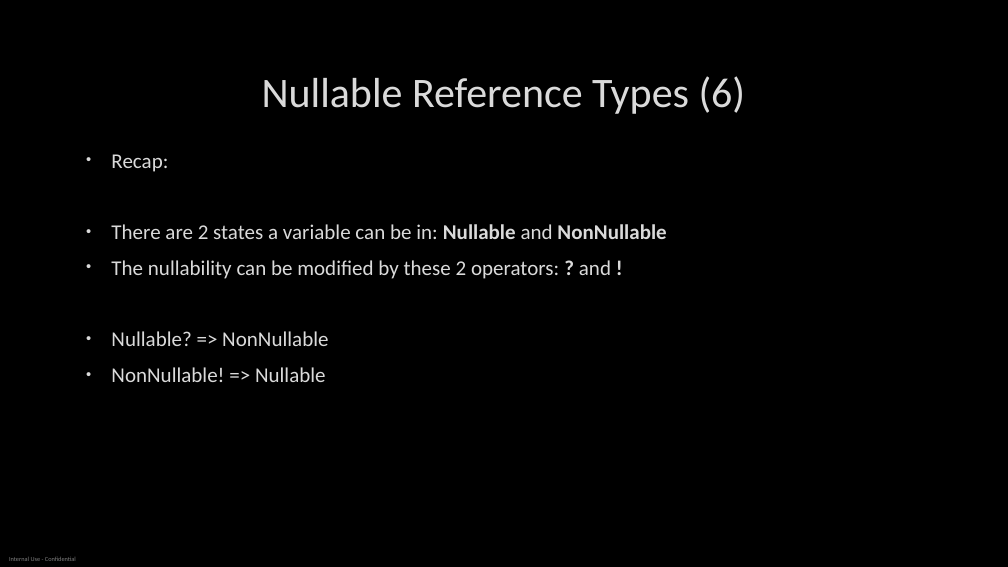
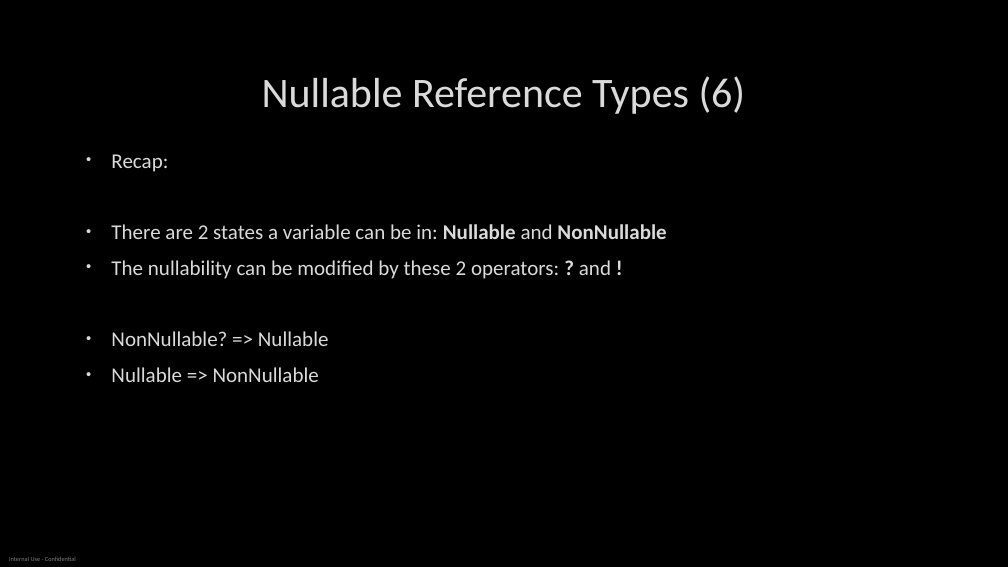
Before and after one commit to PetruRitivoiu/csharp8, a slide deck: slide 23 of C# 8.0.pptx. Drawn at 1008x567 pixels with LibreOffice and Linux fonts; fonts in the diff are those of the drawing; background and template pictures are left out. Boxes give left, top, right and bottom in pixels: in the first picture for what was removed or moved away, otherwise in the second. Text is boxed around its words. In the diff, an @@ line names an element or a change of style, - is before the commit and + after.

```diff
--- a/C# 8.0.pptx
+++ b/C# 8.0.pptx
@@ text at bbox=[111, 331, 329, 382]: text changed @@
-• Nullable? => NonNullable
-• NonNullable! => Nullable
+• NonNullable? => Nullable
+• Nullable => NonNullable
```
Also in this commit, not shown: 1 other file.
